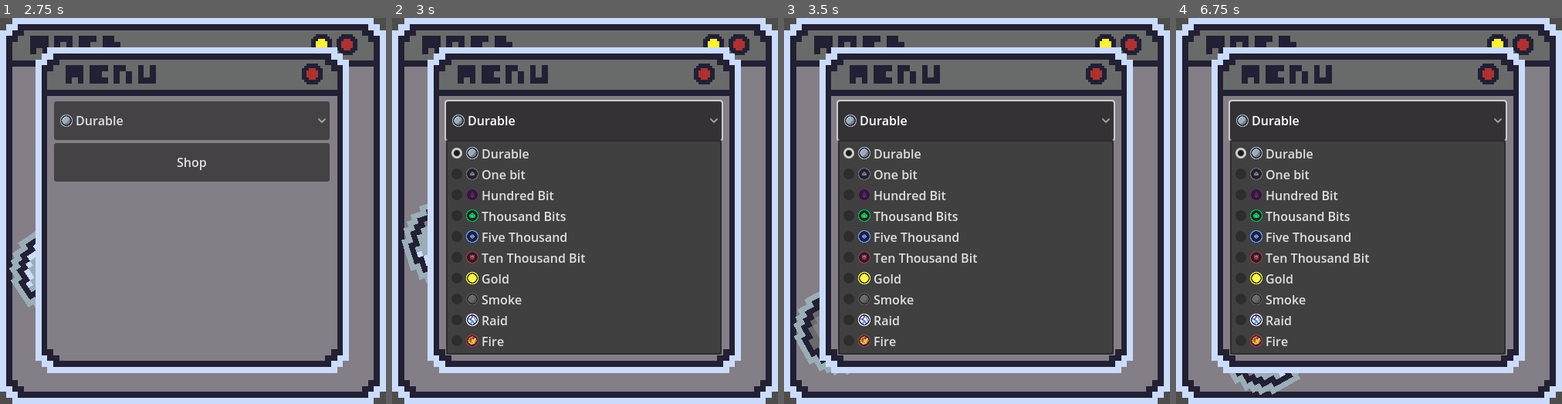
Above: before the commit, frames 1-4 (left to right).
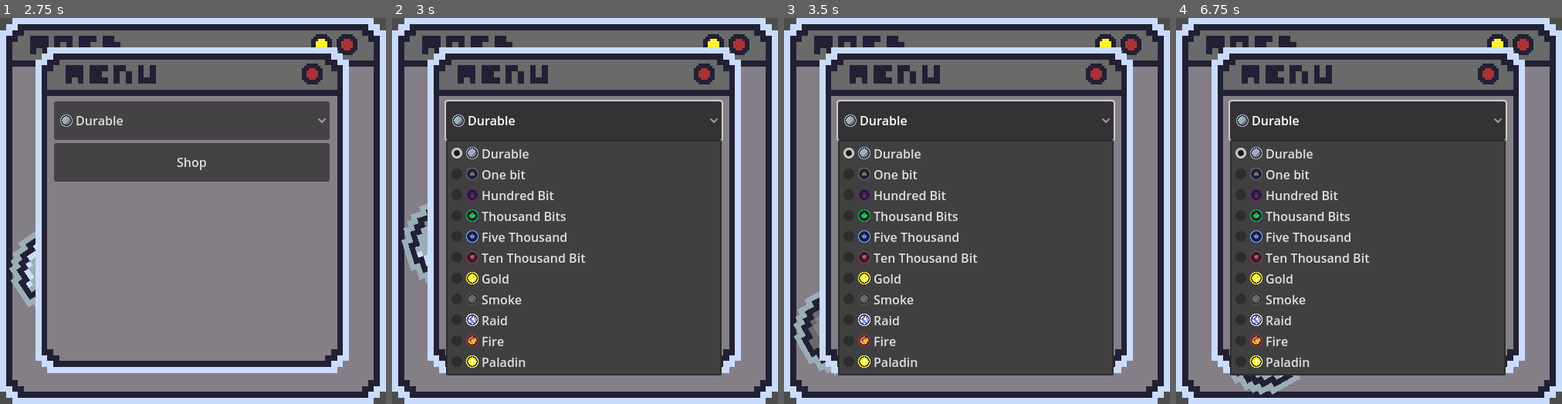
Above: after the commit, the same moments.

Repository: dohro-github/morbagatchi
Game: Godot game, scene res://scenes/main.tscn
The game is run twice, just before and just after one commit, with the same random seed, the same clock (stepped at 60 frames per second) and the same inputs.
Inputs (mouse positions are in pixels of both pictures, inside the frame that each line leads up to):
- Up to frame 1 (2.75 s): click (193, 41) at 0.5 s; click (320, 45) at 1.25 s; click (92, 349) at 2 s
- Up to frame 2 (3 s): click "Durable" at 2.75 s
- Up to frame 3 (3.5 s): no input
- Up to frame 4 (6.75 s): click "Shop" at 3.5 s; click (1369, 41) at 4.25 s; click (1496, 45) at 5 s; click (1249, 241) at 5.75 s; click "Durable" at 6.5 s

Frame 1 is identical in both runs. In frame 2, 3.8% of the frame differs, in the area x 14-86%, y 66-93%; in frame 3, 3.8%; in frame 4, 3.8%.

Commit message:
paladin morb

Diff:
--- a/Assets/Code/morb.gd
+++ b/Assets/Code/morb.gd
@@ -47,3 +47,5 @@
 		sprite.texture_normal = load("res://Assets/Art/morbs/raid.png")
 	elif morb_type.selected == 9:
 		sprite.texture_normal = load("res://Assets/Art/morbs/fire.png")
+	elif morb_type.selected == 10:
+		sprite.texture_normal = load("res://Assets/Art/morbs/paladin.png")
--- a/scenes/main.tscn
+++ b/scenes/main.tscn
@@ -17,6 +17,7 @@
 [ext_resource type="Texture2D" uid="uid://b1i1pofxhftjx" path="res://Assets/Art/morbs/smoke.png" id="14_i4naj"]
 [ext_resource type="Texture2D" uid="uid://d0r1c2j0mt16n" path="res://Assets/Art/morbs/raid.png" id="15_fws7b"]
 [ext_resource type="Texture2D" uid="uid://cngoauo6745t2" path="res://Assets/Art/morbs/fire.png" id="17_makeq"]
+[ext_resource type="Texture2D" uid="uid://b6nvndgdx1lih" path="res://Assets/Art/morbs/paladin.png" id="18_dyfx1"]
 [ext_resource type="PackedScene" uid="uid://0fdi8wslf8ep" path="res://scenes/shop.tscn" id="18_k31uh"]
 
 [sub_resource type="RectangleShape2D" id="RectangleShape2D_koggt"]
@@ -118,7 +119,8 @@
 custom_minimum_size = Vector2(0, 50)
 layout_mode = 2
 selected = 0
-item_count = 10
+fit_to_longest_item = false
+item_count = 11
 popup/item_0/text = "Durable"
 popup/item_0/icon = ExtResource("7_k1ijk")
 popup/item_1/text = "One bit"
@@ -148,6 +150,9 @@
 popup/item_9/text = "Fire"
 popup/item_9/icon = ExtResource("17_makeq")
 popup/item_9/id = 9
+popup/item_10/text = "Paladin"
+popup/item_10/icon = ExtResource("18_dyfx1")
+popup/item_10/id = 10
 
 [node name="Shop" type="Button" parent="UI/menu/VBoxContainer"]
 custom_minimum_size = Vector2(0, 50)
Binary file changed: Assets/Art/morbs/gold.png
Binary file added: Assets/Art/morbs/paladin.png
Not shown, added: Assets/Art/morbs/paladin.png.import
Not shown, changed: export_presets.cfg
Not shown: 1 places in scenes/main.tscn that only renumber resources
Not shown, changed: Build/morbagachi.exe
